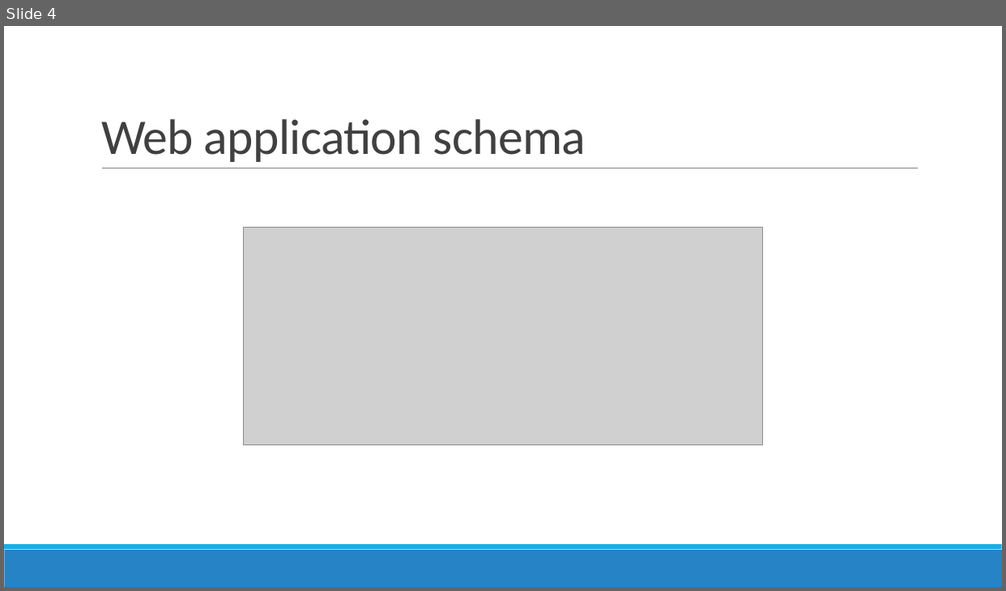
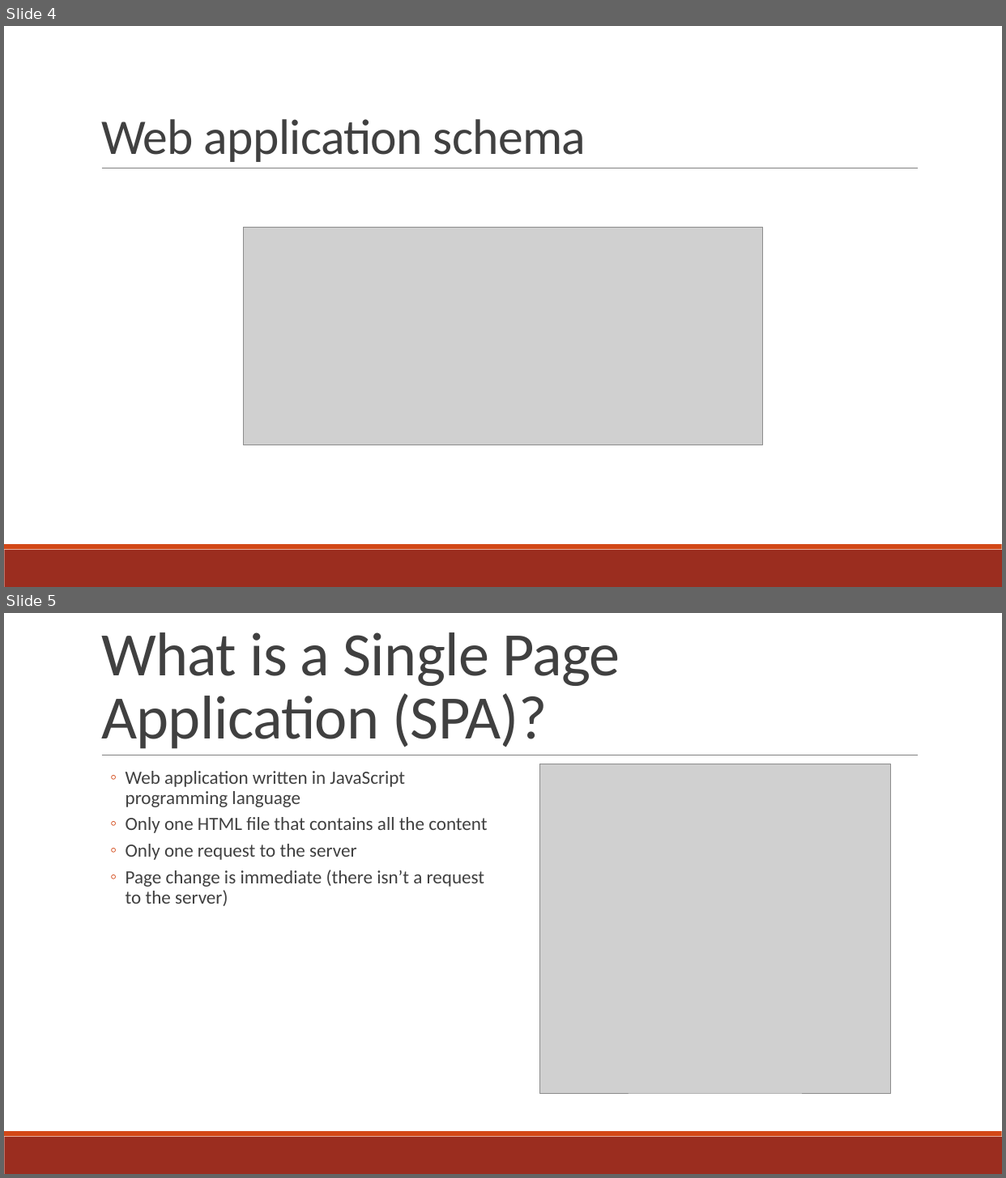
Before and after one commit to Fix-22/5C_AvvedutoCecireCinquetti_POI, a slide deck: docs/slides/Shakespeare_s Places.pptx. Shown one above the other, each under a label of ours: slide 4 before the commit, slides 4 and 5 after it. The pictures are 1006x591 and 1006x1178 pixels, drawn with LibreOffice and Linux fonts; fonts in the diff are those of the drawing; grey boxes stand for pictures. Boxes give left, top, right and bottom in pixels: in the first picture for what was removed or moved away, otherwise in the second. Text is boxed around its words. In the diff, an @@ line names an element or a change of style, - is before the commit and + after.

```diff
--- a/docs/slides/Shakespeare_s Places.pptx
+++ b/docs/slides/Shakespeare_s Places.pptx
@@ slide 5 added at bbox=[4, 613, 1002, 1174], background #FFFFFF; not listed: 3 template elements that a slide beside it also shows @@
@@ title added at bbox=[101, 632, 620, 749], 59.4 pt, text #404040 @@
+What is a Single Page Application (SPA)?
@@ text added at bbox=[126, 771, 487, 906], 18 pt, text #404040 @@
+  ◦ Web application written in JavaScript programming language
+  ◦ Only one HTML file that contains all the content
+  ◦ Only one request to the server
+  ◦ Page change is immediate (there isn’t a request to the server)
@@ picture added at bbox=[539, 764, 890, 1093] @@
@@ slide 4 changed as well @@
@@ rectangle at bbox=[4, 550, 1002, 587]: fill #2683C6 to #9B2D1F @@
@@ rectangle at bbox=[4, 544, 1002, 550]: fill #1CADE4 to #D34817 @@
```
Also in this commit, not shown: 3 other slides changed, 6 other slides added, 8 slides removed, 1 other file.
